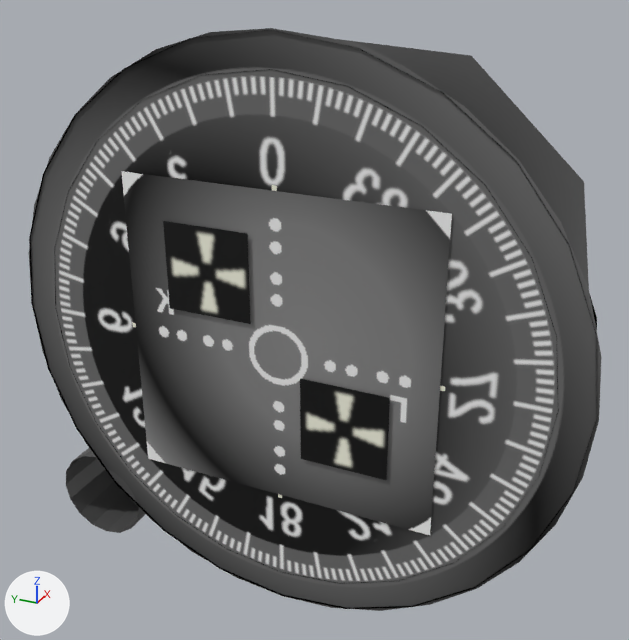
The Blender file Panels/Instruments-3d/kppm/kppm.blend, before and after one commit.
One viewpoint serves both versions: a 50 mm lens placed at (-0.0828, -0.042, 0.0467), pointed at (0.0083, -0.001, 0.0012). Arrows for +X, +Y and +Z are at lower left; the lights stay in place.

The older version as bpy lines, for what is in view:
```python
me_circle_008 = bpy.data.meshes.new('Circle.008')
me_circle_008.from_pydata(...)  # 66 vertices, 38 faces; spans x -1.6..1.6, y -1.6..1.6, z 0.0
me_circle_008.materials.append(mat_kppm_10_rgb)  # picture img_kppm_10_rgb
me_circle_009 = bpy.data.meshes.new('Circle.009')
me_circle_009.from_pydata(...)  # 36 vertices, 32 faces; spans x -5.3..2.66, y -2.23..5.73, z 0.0
me_circle_009.polygons.foreach_set('use_smooth', [True] * 32)
me_circle_009.materials.append(mat_kppm_08_rgb)  # picture img_kppm_08_rgb
me_plane_007 = bpy.data.meshes.new('Plane.007')
me_plane_007.from_pydata(...)  # 4 vertices, 1 face; spans x -1.0..1.0, y -1.0..1.0, z 0.0
me_plane_007.materials.append(mat_11)  # picture img_11
ob_circle_002 = bpy.data.objects.new('Circle.002', me_circle_008)
ob_circle_002.location = (0.0, 0.0, 0.0)
ob_circle_002.rotation_euler = (0.0, -1.571, 0.0)  # degrees (0, -90, 0)
ob_circle_002.scale = (0.0231, 0.0231, 0.0231)
ob_circle_007 = bpy.data.objects.new('Circle.007', me_circle_009)
ob_circle_007.location = (-0.0002, -0.0088, -0.0066)
ob_circle_007.rotation_euler = (0.0, 1.571, 0.0)  # degrees (0, 90, 0)
ob_circle_007.scale = (0.00503, 0.00503, 0.00503)
ob_plane_004 = bpy.data.objects.new('Plane.004', me_plane_007)
ob_plane_004.location = (-0.0001, 0.0, 0.0)
ob_plane_004.rotation_euler = (1.571, 0.0, 1.571)  # degrees (90, 0, 90)
ob_plane_004.scale = (0.0003, 0.0206, 0.00863)
# also in view: 'bezel.001' at (0.0021, 0.0, 0.0001); 'Circle.008' at (0.0077, 0.029, -0.0288); 'Plane' at (-0.0006, -0.0088, -0.0079); 'Plane.002' at (-0.0006, 0.0088, 0.0092)
```
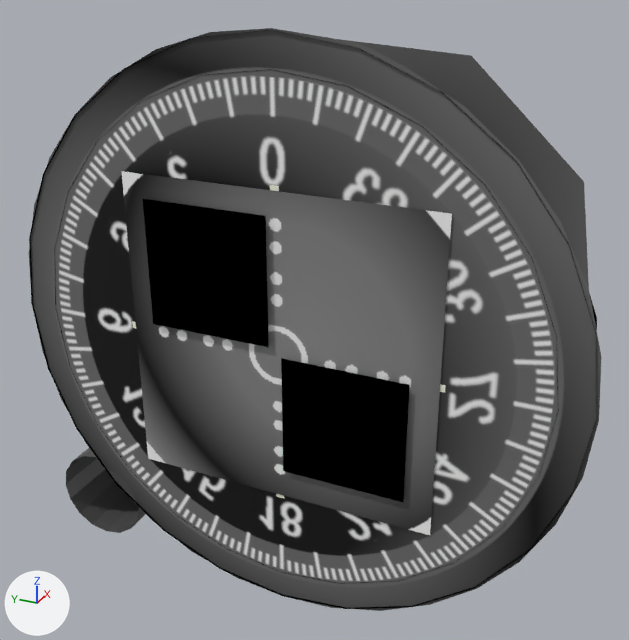
Location of each change, [x1, y1, x2, y2] in pixels of the pictures (629 x 640 px):
'Plane.004', recoloured, surface changed, moved, turned, rescaled: before [272, 185, 282, 498]; after [143, 199, 269, 347]
'gs_blenker.001', added (black): after [281, 358, 410, 502]
'hs_needle', added: after [270, 185, 284, 498]
'Plane.002', unchanged, covered by the edit: before [163, 221, 251, 324]
'Plane', unchanged, covered by the edit: before [300, 379, 390, 480]

Edits to the bpy script that builds the scene:
```text
Change me_plane_007:
    where me_plane_007.from_pydata(...)  # 4 vertices, 1 face; spans x -1.0..1.0, y -1.0..1.0, z 0.0
    used by ob_plane_004; location = (-0.0001, 0.0, 0.0); rotation_euler = (1.571, 0.0, 1.571), in degrees (90, 0, 90); scale = (0.0003, 0.0206, 0.00863)
    remove me_plane_007.materials.append(mat_11)  # picture img_11
    me_plane_007 part 1: texture (UV) coordinates of 1 of 1 face, centred in x 0.0, y 0.0, z 0.0, changed; they spanned u 0.81..0.84, v 0.01..0.97 and now span u 0.02..0.46, v 0.52..0.97
    add me_plane_007.materials.append(mat_black)  # black #000000
Add me_plane_001:
    me_plane_001.from_pydata([(1.41, 1.41, 0.0), (1.41, -1.41, 0.0), (-1.41, -1.41, 0.0), (-1.41, 1.41, 0.0)], [], [(0, 3, 2, 1)])
    me_plane_001.materials.append(mat_black)  # black #000000
Add me_plane_007_1:
    me_plane_007_1.from_pydata(...)  # 4 vertices, 1 face; spans x -1.0..1.0, y -1.0..1.0, z 0.0
    me_plane_007_1.materials.append(mat_11)  # picture img_11
Change ob_plane_004:
    ob_plane_004.location: (-0.0001, 0.0, 0.0) -> (-0.0008, 0.0088, 0.0092)
    ob_plane_004.rotation_euler: (1.571, 0.0, 1.571) -> (0.0, 1.571, 0.0)  # degrees (90, 0, 90) -> degrees (0, 90, 0)
    ob_plane_004.scale: (0.0003, 0.0206, 0.00863) -> (0.00807, 0.00807, 0.00807)
Add ob_gs_blenker_001:
    ob_gs_blenker_001 = bpy.data.objects.new('gs_blenker.001', me_plane_001)
    ob_gs_blenker_001.location = (-0.0008, -0.0088, -0.0079)
    ob_gs_blenker_001.rotation_euler = (0.0, 1.571, 0.0)  # degrees (0, 90, 0)
    ob_gs_blenker_001.scale = (0.00561, 0.00561, 0.00561)
Add ob_hs_needle:
    ob_hs_needle = bpy.data.objects.new('hs_needle', me_plane_007_1)
    ob_hs_needle.location = (-0.0001, 0.0, 0.0)
    ob_hs_needle.rotation_euler = (1.571, 0.0, 1.571)  # degrees (90, 0, 90)
    ob_hs_needle.scale = (-0.000559, 0.0206, 0.00863)
```
